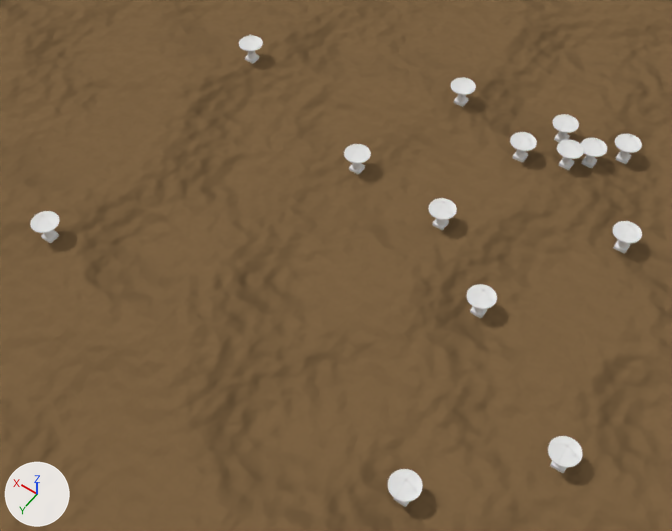
One commit to the Blender file blendfiles/Observatory/Observatory.blend: the scene before it, then after it.
One viewpoint serves both versions: a 50 mm lens placed at (-115.0, 379.0, 344.0), pointed at (44.0, 158.0, -4.0). Arrows for +X, +Y and +Z are at lower left; the lights stay in place.

Names of what the first picture shows: 'Ground', 'Telescope.001', 'Telescope.002', 'Telescope.003', 'Telescope.004', 'Telescope.005', 'Telescope.006', 'Telescope.007', 'Telescope.008', 'Telescope.009', 'Telescope.010', 'Telescope.011', 'Telescope.012', 'Telescope.013', 'Telescope.014'.
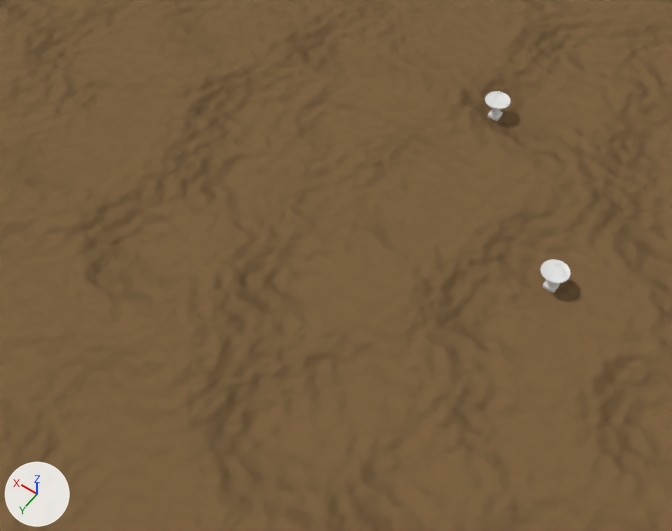
Changed parts and their boxes [x1, y1, x2, y2] in the pictures (672 x 531 px):
'Telescope.001', moved
    before: [613, 221, 642, 254]
    after: [540, 259, 570, 293]
'Telescope.002', moved
    before: [557, 140, 584, 170]
    after: [485, 91, 511, 121]
'Telescope.014', deleted
    before: [388, 469, 423, 507]
'Telescope.007', deleted
    before: [548, 436, 582, 473]
'Telescope.011', deleted
    before: [466, 284, 497, 318]
'Telescope.013', deleted
    before: [30, 211, 60, 243]
'Telescope.003', deleted
    before: [428, 198, 457, 230]
'Telescope.009', deleted
    before: [344, 144, 371, 175]
'Telescope.012', deleted
    before: [615, 134, 642, 164]
'Telescope.008', deleted
    before: [510, 132, 537, 162]
'Telescope.006', deleted
    before: [580, 138, 607, 168]
'Telescope.005', deleted
    before: [552, 114, 579, 142]
'Telescope.010', deleted
    before: [451, 77, 476, 107]
'Telescope.004', deleted
    before: [239, 34, 263, 64]

Edits to the bpy script that builds the scene:
```text
Remove ob_telescope_003:
    ob_telescope_003 = bpy.data.objects.new('Telescope.003', None)
    ob_telescope_003.location = (15.3, 110.0, 0.0)
    ob_telescope_003.instance_type = 'COLLECTION'
    ob_telescope_003.instance_collection = col_telescope
Remove ob_telescope_004:
    ob_telescope_004 = bpy.data.objects.new('Telescope.004', None)
    ob_telescope_004.location = (166.2, 67.2, 0.0)
    ob_telescope_004.instance_type = 'COLLECTION'
    ob_telescope_004.instance_collection = col_telescope
Change ob_telescope_001:
    ob_telescope_001.location: (-62.2, 72.4, 0.0) -> (-45.6, 112.4, 0.0)
Change ob_telescope_002:
    ob_telescope_002.location: (-15.9, 38.7, 0.0) -> (31.6, 28.2, 0.0)
Remove ob_telescope_005:
    ob_telescope_005 = bpy.data.objects.new('Telescope.005', None)
    ob_telescope_005.location = (-5.5, 23.4, 0.0)
    ob_telescope_005.instance_type = 'COLLECTION'
    ob_telescope_005.instance_collection = col_telescope
Remove ob_telescope_006:
    ob_telescope_006 = bpy.data.objects.new('Telescope.006', None)
    ob_telescope_006.location = (-24.8, 30.7, 0.0)
    ob_telescope_006.instance_type = 'COLLECTION'
    ob_telescope_006.instance_collection = col_telescope
Remove ob_telescope_007:
    ob_telescope_007 = bpy.data.objects.new('Telescope.007', None)
    ob_telescope_007.location = (-90.0, 190.3, 0.0)
    ob_telescope_007.instance_type = 'COLLECTION'
    ob_telescope_007.instance_collection = col_telescope
Remove ob_telescope_008:
    ob_telescope_008 = bpy.data.objects.new('Telescope.008', None)
    ob_telescope_008.location = (5.8, 47.6, 0.0)
    ob_telescope_008.instance_type = 'COLLECTION'
    ob_telescope_008.instance_collection = col_telescope
Remove ob_telescope_009:
    ob_telescope_009 = bpy.data.objects.new('Telescope.009', None)
    ob_telescope_009.location = (69.2, 103.3, 0.0)
    ob_telescope_009.instance_type = 'COLLECTION'
    ob_telescope_009.instance_collection = col_telescope
Remove ob_telescope_010:
    ob_telescope_010 = bpy.data.objects.new('Telescope.010', None)
    ob_telescope_010.location = (52.0, 29.2, 0.0)
    ob_telescope_010.instance_type = 'COLLECTION'
    ob_telescope_010.instance_collection = col_telescope
Remove ob_telescope_011:
    ob_telescope_011 = bpy.data.objects.new('Telescope.011', None)
    ob_telescope_011.location = (-25.7, 144.0, 0.0)
    ob_telescope_011.instance_type = 'COLLECTION'
    ob_telescope_011.instance_collection = col_telescope
Remove ob_telescope_012:
    ob_telescope_012 = bpy.data.objects.new('Telescope.012', None)
    ob_telescope_012.location = (-37.7, 17.9, 0.0)
    ob_telescope_012.instance_type = 'COLLECTION'
    ob_telescope_012.instance_collection = col_telescope
Remove ob_telescope_013:
    ob_telescope_013 = bpy.data.objects.new('Telescope.013', None)
    ob_telescope_013.location = (162.9, 225.5, 0.0)
    ob_telescope_013.instance_type = 'COLLECTION'
    ob_telescope_013.instance_collection = col_telescope
Remove ob_telescope_014:
    ob_telescope_014 = bpy.data.objects.new('Telescope.014', None)
    ob_telescope_014.location = (-46.8, 238.5, 0.0)
    ob_telescope_014.instance_type = 'COLLECTION'
    ob_telescope_014.instance_collection = col_telescope
```
